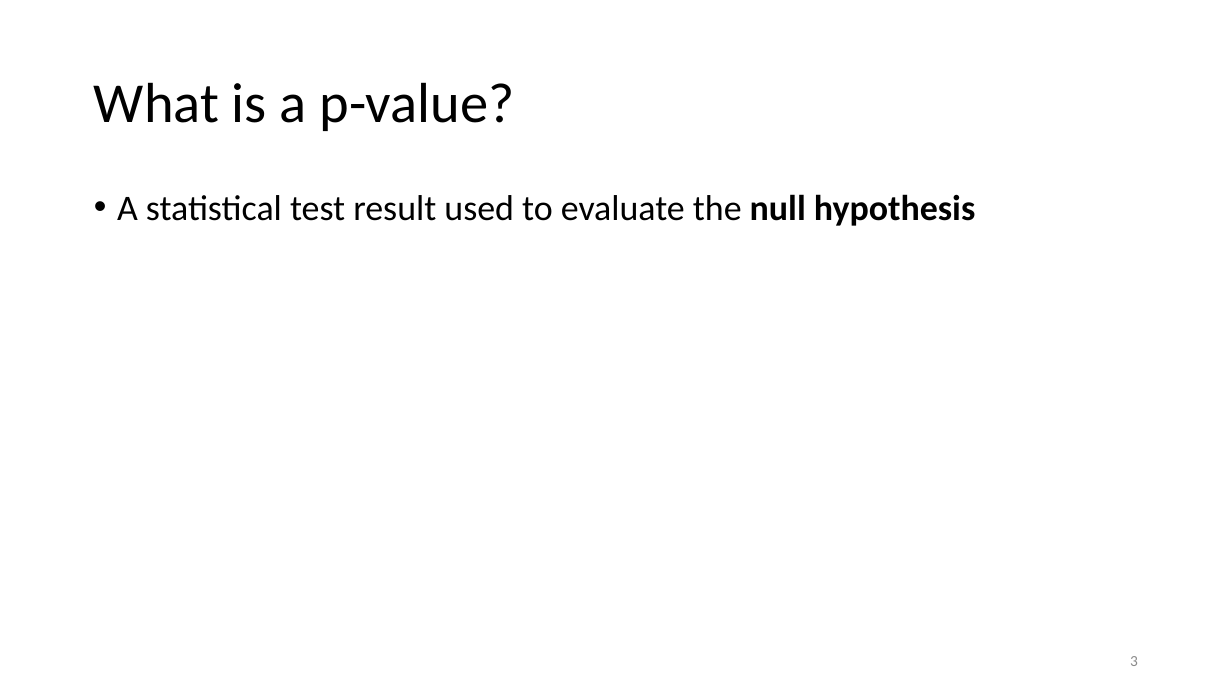
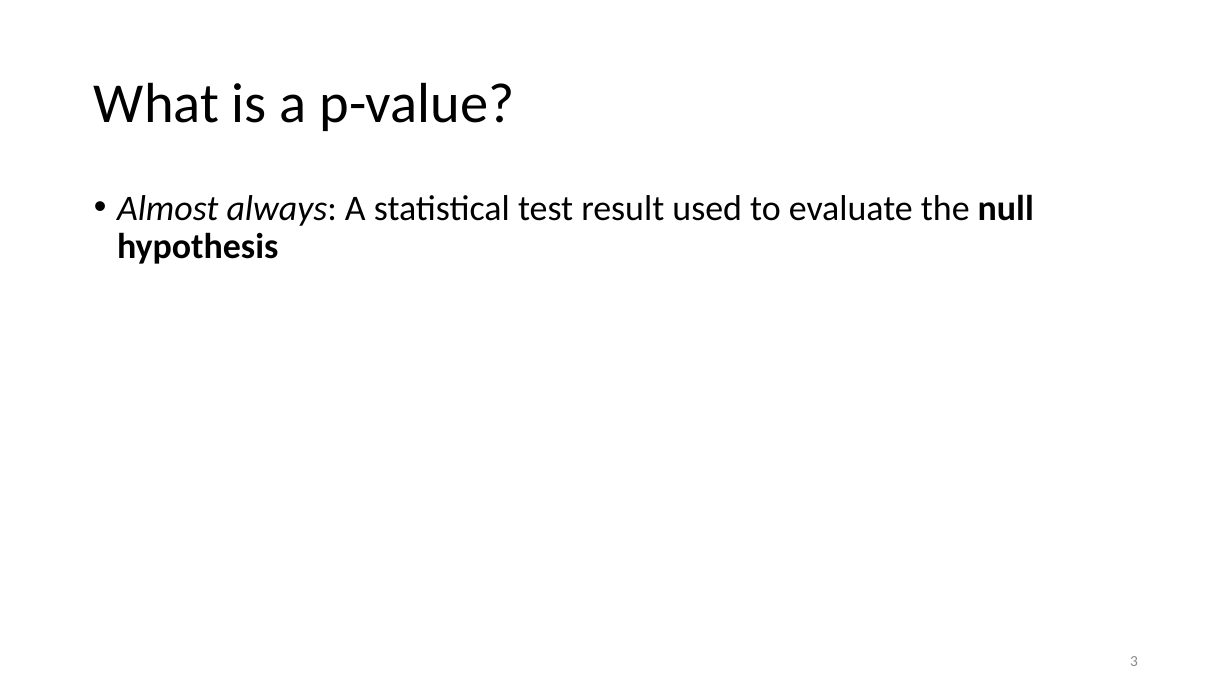
Before and after one commit to nbreznau/p_values, a slide deck: slide 3 of Breznau_Open_Science_P_Values.pptx. Drawn at 1232x693 pixels with LibreOffice and Linux fonts; fonts in the diff are those of the drawing; background and template pictures are left out. Boxes give left, top, right and bottom in pixels: in the first picture for what was removed or moved away, otherwise in the second. Text is boxed around its words. In the diff, an @@ line names an element or a change of style, - is before the commit and + after.

```diff
--- a/Breznau_Open_Science_P_Values.pptx
+++ b/Breznau_Open_Science_P_Values.pptx
@@ text at (x1=117, y1=194, x2=1034, y2=264): text changed @@
-• A statistical test result used to evaluate the null hypothesis
+• Almost always: A statistical test result used to evaluate the null hypothesis
```
Also in this commit, not shown: 1 slide added, 1 other file.
